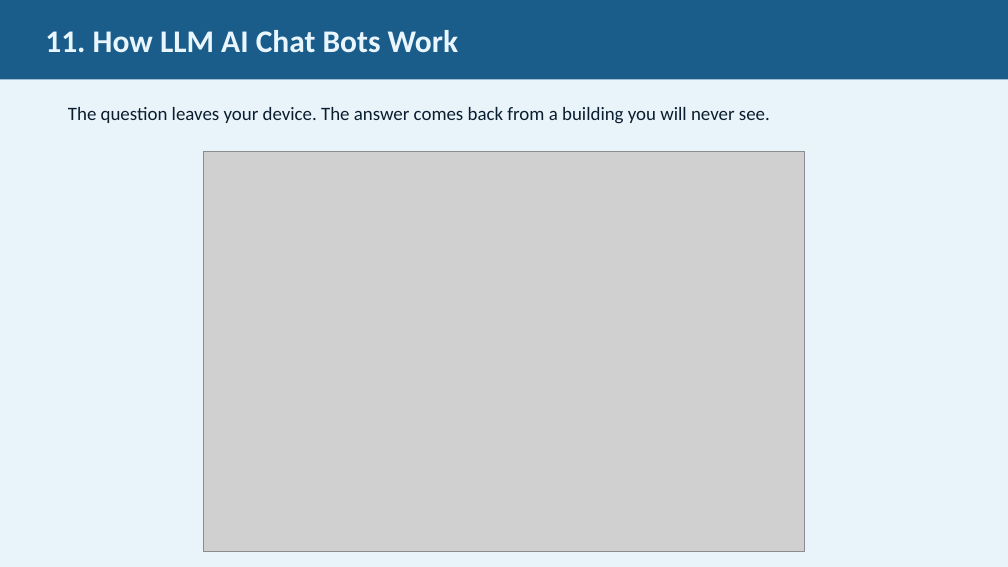
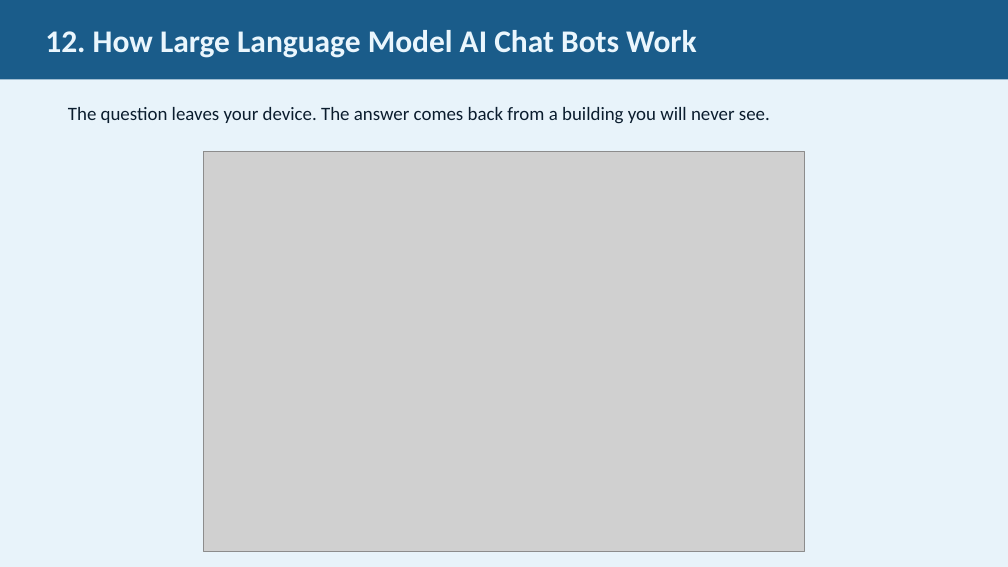
Before and after one commit to JimFawcett/NewSite, a slide deck: slide 12 of AI Presentation 2026/AI_Presentation.pptx (slide 11 before the commit). Drawn at 1008x567 pixels with LibreOffice and Linux fonts; fonts in the diff are those of the drawing; grey boxes stand for pictures. Boxes give left, top, right and bottom in pixels: in the first picture for what was removed or moved away, otherwise in the second. Text is boxed around its words. In the diff, an @@ line names an element or a change of style, - is before the commit and + after.

```diff
--- a/AI Presentation 2026/AI_Presentation.pptx
+++ b/AI Presentation 2026/AI_Presentation.pptx
@@ text in rectangle at [45,30,696,58]: text changed @@
-11. How LLM AI Chat Bots Work
+12. How Large Language Model AI Chat Bots Work
```
Also in this commit, not shown: 31 other slides changed, 2 slides added.
